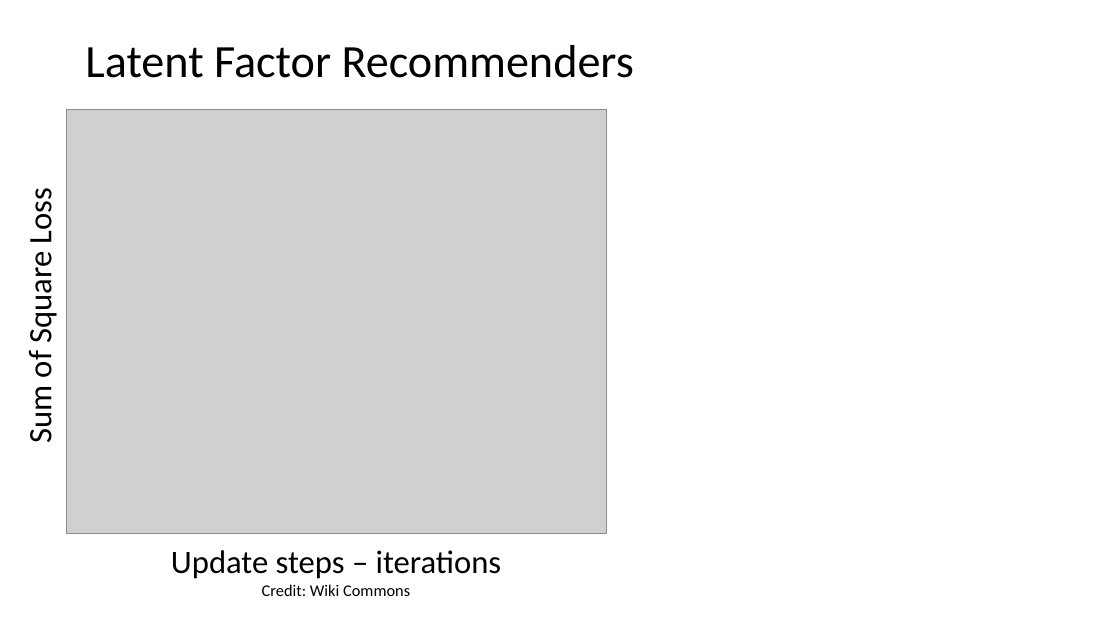
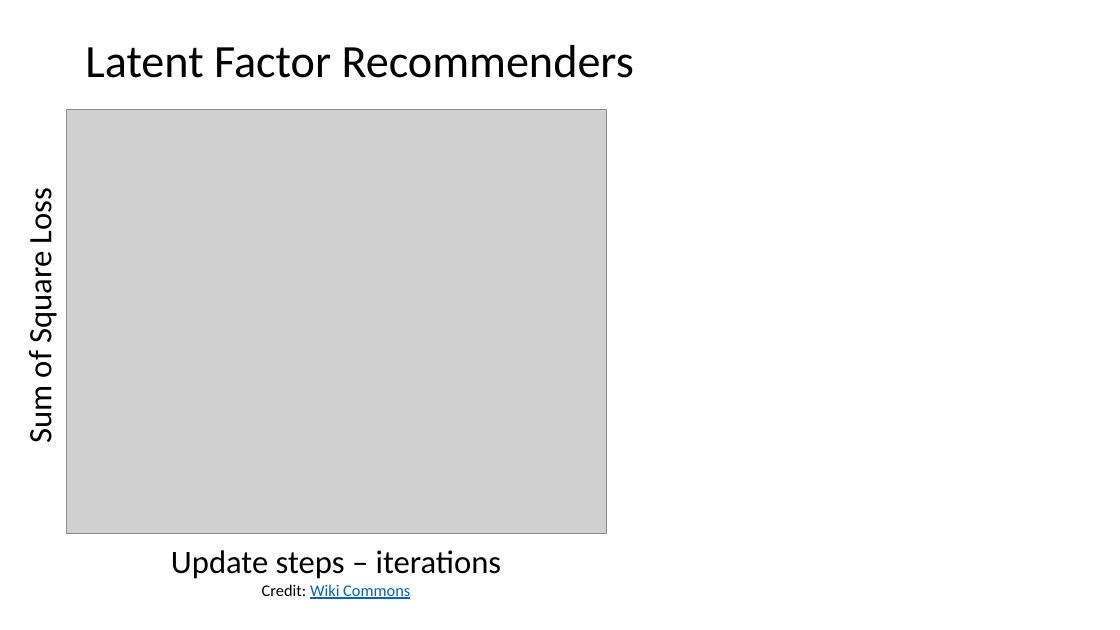
Before and after one commit to StephenElston/CSCI-E-108, a slide deck: slide 55 of slides/7_RecommenderSystems.pptx. Drawn at 1120x630 pixels with LibreOffice and Linux fonts; fonts in the diff are those of the drawing; grey boxes stand for pictures. Boxes give left, top, right and bottom in pixels: in the first picture for what was removed or moved away, otherwise in the second. Text is boxed around its words. In the diff, an @@ line names an element or a change of style, - is before the commit and + after.

```diff
--- a/slides/7_RecommenderSystems.pptx
+++ b/slides/7_RecommenderSystems.pptx
@@ text at (x1=262, y1=584, x2=410, y2=599): text colour #000000 to #0563C1, underline on in "Wiki Commons" @@
```
Also in this commit, not shown: 7 other slides changed.
